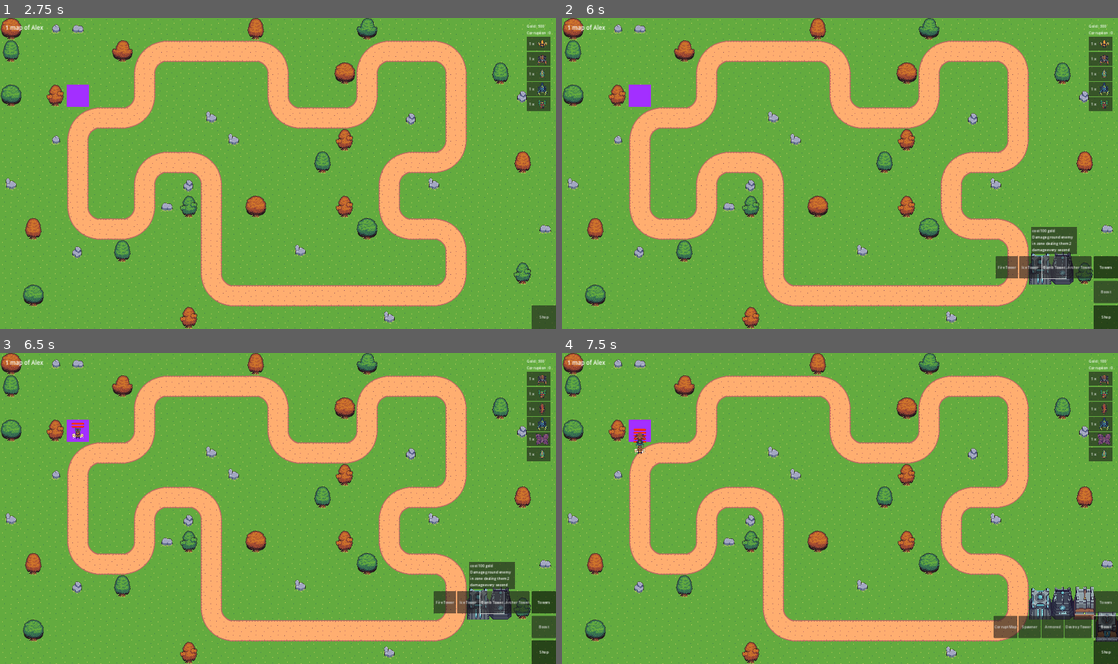
Above: before the commit, frames 1-4 (two rows, left to right).
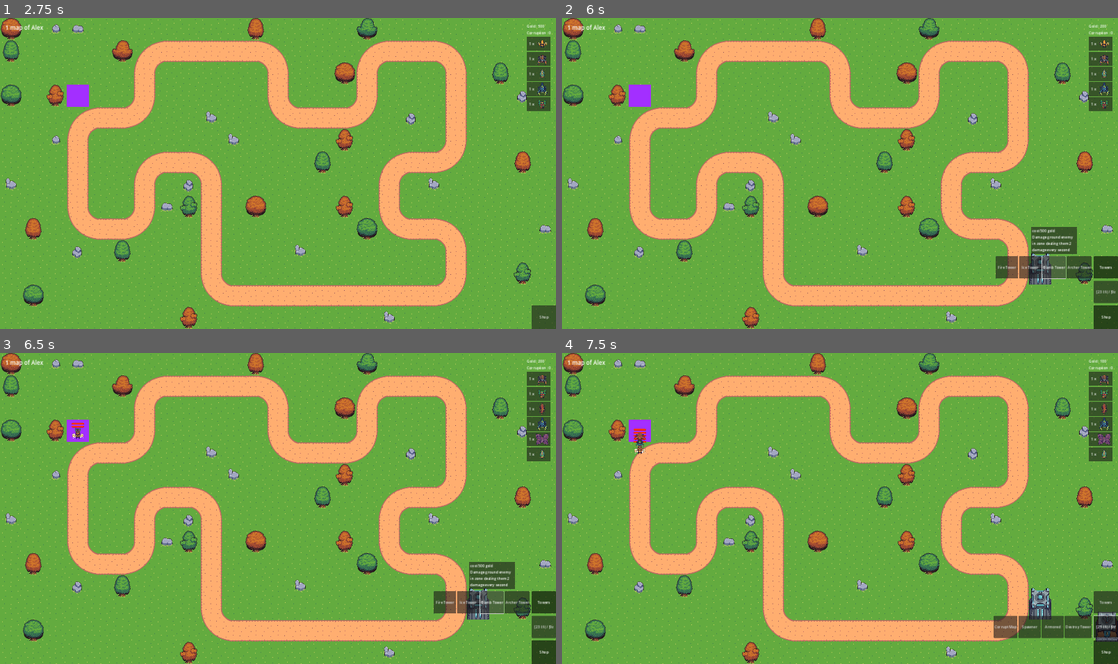
Above: after the commit, the same moments.

Repository: m-conti/melonjam2023
Game: Godot game, scene res://game.tscn
The game is run twice, just before and just after one commit, with the same random seed, the same clock (stepped at 60 frames per second) and the same inputs.
Inputs (mouse positions are in pixels of both pictures, inside the frame that each line leads up to):
- Up to frame 1 (2.75 s): click (266, 164) at 0.52 s; type "Alex" at 0.6 s; click "Host" at 1.25 s; click "START!" at 2 s
- Up to frame 2 (6 s): click "Shop" at 2.75 s; click "Towers" at 3.5 s; click "Fire Tower" at 4.25 s; click "Ice Tower" at 5 s; click "Bomb Tower" at 5.75 s
- Up to frame 3 (6.5 s): no input
- Up to frame 4 (7.5 s): click "Archer Tower" at 6.5 s; click "Boost" (after the commit: "[23 l:§|/ [9z") at 7.25 s

Frame 1 is identical in both runs. In frame 2, 0.4% of the frame differs, in the area x 86-100%, y 2-89%; in frame 3, 0.4%; in frame 4, 0.8%, in the area x 88-100%, y 75-89%.

Commit message:
end screen

Diff:
--- a/HUD/HUDPlayer.tscn
+++ b/HUD/HUDPlayer.tscn
@@ -85,6 +85,7 @@
 text = "Fire Tower"
 script = ExtResource("4_vaerj")
 instance = ExtResource("5_3oa8o")
+cost = 300
 
 [node name="Ice Tower" type="Button" parent="Shop/BoxContainer/Towers/BoxContainer"]
 editor_description = "Slow down enemy halving their speed during 2 seconds"
@@ -94,6 +95,7 @@
 text = "Ice Tower"
 script = ExtResource("4_vaerj")
 instance = ExtResource("6_blmo6")
+cost = 250
 
 [node name="Bomb Tower" type="Button" parent="Shop/BoxContainer/Towers/BoxContainer"]
 editor_description = "Damage ground enemy in zone dealing them 2 damage every second"
@@ -103,6 +105,7 @@
 text = "Bomb Tower"
 script = ExtResource("4_vaerj")
 instance = ExtResource("7_r5s8x")
+cost = 500
 
 [node name="Archer Tower" type="Button" parent="Shop/BoxContainer/Towers/BoxContainer"]
 editor_description = "Deal 2 damage every 0.2 second"
@@ -119,8 +122,7 @@
 layout_mode = 2
 toggle_mode = true
 button_group = ExtResource("3_mfx6p")
-text = "Boost
-"
+text = "[23 l:§|/ [9z"
 script = ExtResource("2_fb018")
 
 [node name="BoxContainer" type="HBoxContainer" parent="Shop/BoxContainer/Boost"]
@@ -136,7 +138,8 @@
 layout_mode = 2
 text = "Corrupt Map"
 script = ExtResource("9_vvmi7")
-cost = 1
+cost = 1000
+unit_cost = "corruption"
 
 [node name="Spawner" type="Button" parent="Shop/BoxContainer/Boost/BoxContainer"]
 editor_description = "Place it under the enemy ground to split the waves"
@@ -146,6 +149,8 @@
 text = "Spawner"
 script = ExtResource("9_jqeo6")
 instance = ExtResource("10_xjqej")
+cost = 1000
+unit_cost = "corruption"
 
 [node name="Armored" type="Button" parent="Shop/BoxContainer/Boost/BoxContainer"]
 editor_description = "Reinforce the enemies monsters and slow them down"
@@ -154,12 +159,17 @@
 size_flags_vertical = 3
 text = "Armored"
 script = ExtResource("11_nt6n7")
+speed_mod = 0.8
+cost = 200
+unit_cost = "corruption"
 
 [node name="DestroyButton" type="Button" parent="Shop/BoxContainer/Boost/BoxContainer"]
 editor_description = "Destroy an enemy tower"
 layout_mode = 2
 text = "Destroy Tower"
 script = ExtResource("12_msho1")
+cost = 400
+unit_cost = "corruption"
 
 [node name="TextureProgressBar" type="TextureProgressBar" parent="."]
 offset_right = 494.0
--- a/Map.gd
+++ b/Map.gd
@@ -85,6 +85,7 @@
 	_init_grid()
 	set_visibility(is_multiplayer_authority())
 	PlayerState.player_die.connect(_on_player_die)
+	GameState.end.connect(_on_game_end)
 	if not is_multiplayer_authority(): return
 	add_at_pos(load("res://Entities/Spawner.tscn"), Vector2i(3, 3))
 
@@ -134,6 +135,10 @@
 		hide()
 		$HUD.hide()
 
+func _on_game_end():
+	if is_instance_valid($SyncContainer):
+		$SyncContainer.queue_free()
+
 func _on_player_die(id: int):
 	if get_multiplayer_authority() == id:
 		$SyncContainer.queue_free()
--- /dev/null
+++ b/menu/EndOfGame.gd
@@ -0,0 +1,42 @@
+extends Control
+
+var PlayerLine: PackedScene = load("res://menu/EndOfGamePlayer.tscn")
+
+func _enter_tree():
+	set_multiplayer_authority(1)
+
+# Called when the node enters the scene tree for the first time.
+func _ready():
+	if multiplayer.is_server():
+		$CenterContainer/Players/CenterContainer/Container.add_child(PlayerLine.instantiate(), true)
+		$CenterContainer/Players/Button.pressed.connect(_on_retry)
+		$CenterContainer/Players/Button.show()
+	deploy_player_info()
+	pass # Replace with function body.
+
+
+# Called every frame. 'delta' is the elapsed time since the previous frame.
+func _process(delta):
+	pass
+
+func deploy_player_info():
+	var info = {
+		"name": NetworkState.player_name,
+		"corruption": PlayerState.corruption,
+		"gold": PlayerState.gold,
+		"dead": PlayerState.isDead,
+	}
+	add_player_info.rpc_id(get_multiplayer_authority(), info)
+
+
+@rpc("any_peer", "call_local")
+func add_player_info(info: Dictionary):
+	var new_player_line: EndOfGamePlayer = PlayerLine.instantiate()
+	new_player_line.set_data(info)
+	print(info)
+	print(new_player_line.get_multiplayer_authority())
+	$CenterContainer/Players/CenterContainer/Container.add_child(new_player_line, true)
+
+func _on_retry():
+	$ErrorDialog.dialog_text = "The game is too corrupted...\ntry to relauch it.\nmaybe reinstall the game or your computer."
+	$ErrorDialog.popup_centered()
--- a/menu/EndOfGame.tscn
+++ b/menu/EndOfGame.tscn
@@ -1,4 +1,6 @@
-[gd_scene format=3 uid="uid://clsl4jb86rj8k"]
+[gd_scene load_steps=2 format=3 uid="uid://clsl4jb86rj8k"]
+
+[ext_resource type="Script" path="res://menu/EndOfGame.gd" id="1_wqmuj"]
 
 [node name="EndOfGame" type="Control"]
 layout_mode = 3
@@ -7,6 +9,7 @@
 anchor_bottom = 1.0
 grow_horizontal = 2
 grow_vertical = 2
+script = ExtResource("1_wqmuj")
 
 [node name="ColorRect" type="ColorRect" parent="."]
 layout_mode = 1
@@ -15,3 +18,62 @@
 anchor_bottom = 1.0
 grow_horizontal = 2
 grow_vertical = 2
+color = Color(0.211765, 0.211765, 0.211765, 1)
+
+[node name="MultiplayerSpawner" type="MultiplayerSpawner" parent="."]
+_spawnable_scenes = PackedStringArray("res://menu/EndOfGamePlayer.tscn")
+spawn_path = NodePath("../CenterContainer/Players/CenterContainer/Container")
+
+[node name="CenterContainer" type="CenterContainer" parent="."]
+layout_mode = 1
+anchors_preset = 15
+anchor_right = 1.0
+anchor_bottom = 1.0
+grow_horizontal = 2
+grow_vertical = 2
+
+[node name="Players" type="Panel" parent="CenterContainer"]
+custom_minimum_size = Vector2(1260, 720)
+layout_mode = 2
+size_flags_horizontal = 2
+size_flags_vertical = 2
+
+[node name="CenterContainer" type="MarginContainer" parent="CenterContainer/Players"]
+layout_mode = 1
+anchors_preset = 8
+anchor_left = 0.5
+anchor_top = 0.5
+anchor_right = 0.5
+anchor_bottom = 0.5
+offset_left = -60.0
+offset_top = -60.0
+offset_right = 60.0
+offset_bottom = 60.0
+grow_horizontal = 2
+grow_vertical = 2
+theme_override_constants/margin_left = 60
+theme_override_constants/margin_top = 60
+theme_override_constants/margin_right = 60
+theme_override_constants/margin_bottom = 60
+
+[node name="Container" type="VBoxContainer" parent="CenterContainer/Players/CenterContainer"]
+layout_mode = 2
+
+[node name="Button" type="Button" parent="CenterContainer/Players"]
+visible = false
+layout_mode = 1
+anchors_preset = 7
+anchor_left = 0.5
+anchor_top = 1.0
+anchor_right = 0.5
+anchor_bottom = 1.0
+offset_left = -50.5
+offset_top = -98.0
+offset_right = 50.5
+offset_bottom = -40.0
+grow_horizontal = 2
+grow_vertical = 0
+theme_override_font_sizes/font_size = 36
+text = "Retry"
+
+[node name="ErrorDialog" type="AcceptDialog" parent="."]
--- /dev/null
+++ b/menu/EndOfGamePlayer.gd
@@ -0,0 +1,21 @@
+extends Control
+class_name EndOfGamePlayer
+
+# Called when the node enters the scene tree for the first time.
+func _ready():
+	pass # Replace with function body.
+
+
+# Called every frame. 'delta' is the elapsed time since the previous frame.
+func _process(delta):
+	pass
+
+func set_data(data: Dictionary):
+	$Name.text = data.name
+	$Corruption.text = str(data.corruption)
+	$Gold.text = str(data.gold)
+	if data.dead:
+		$Status.text = "DEAD"
+	else:
+		$Status.text = "WINNER"
+	pass
--- /dev/null
+++ b/menu/EndOfGamePlayer.tscn
@@ -0,0 +1,49 @@
+[gd_scene load_steps=3 format=3 uid="uid://d36aoyerh8wg7"]
+
+[ext_resource type="Script" path="res://menu/EndOfGamePlayer.gd" id="1_2hgpq"]
+
+[sub_resource type="SceneReplicationConfig" id="SceneReplicationConfig_a0slb"]
+properties/0/path = NodePath("Name:text")
+properties/0/spawn = true
+properties/0/sync = true
+properties/0/watch = false
+properties/1/path = NodePath("Corruption:text")
+properties/1/spawn = true
+properties/1/sync = true
+properties/1/watch = false
+properties/2/path = NodePath("Gold:text")
+properties/2/spawn = true
+properties/2/sync = true
+properties/2/watch = false
+properties/3/path = NodePath("Status:text")
+properties/3/spawn = true
+properties/3/sync = true
+properties/3/watch = false
+
+[node name="EndOfGamePlayer" type="HBoxContainer"]
+offset_right = 229.0
+offset_bottom = 26.0
+script = ExtResource("1_2hgpq")
+
+[node name="Name" type="Label" parent="."]
+custom_minimum_size = Vector2(120, 2.08165e-12)
+layout_mode = 2
+text = "Name"
+
+[node name="Corruption" type="Label" parent="."]
+custom_minimum_size = Vector2(120, 2.08165e-12)
+layout_mode = 2
+text = "Corruption"
+
+[node name="Gold" type="Label" parent="."]
+custom_minimum_size = Vector2(120, 2.08165e-12)
+layout_mode = 2
+text = "Gold"
+
+[node name="Status" type="Label" parent="."]
+custom_minimum_size = Vector2(120, 2.08165e-12)
+layout_mode = 2
+text = "Status"
+
+[node name="MultiplayerSynchronizer" type="MultiplayerSynchronizer" parent="."]
+replication_config = SubResource("SceneReplicationConfig_a0slb")
